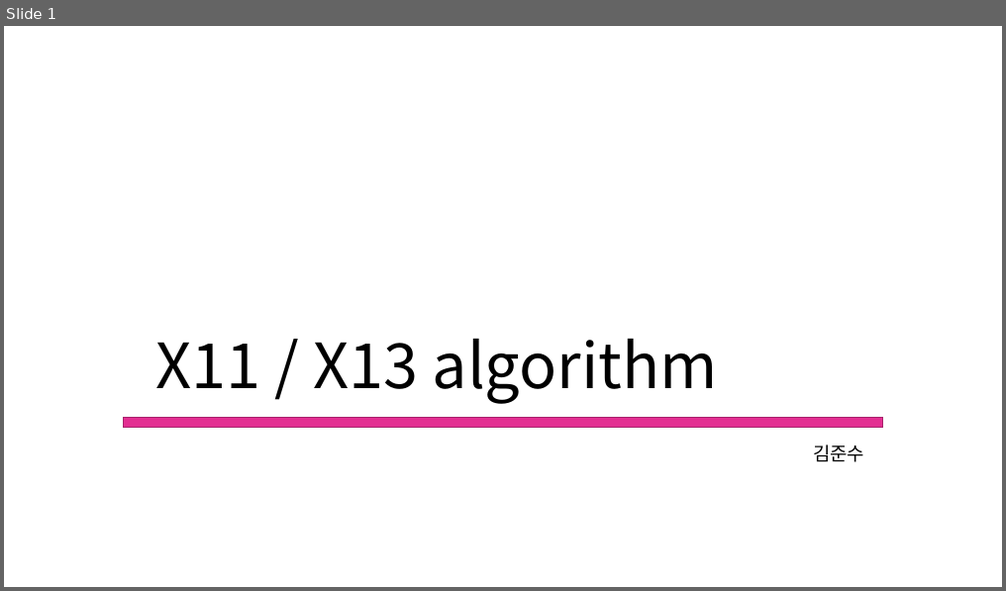
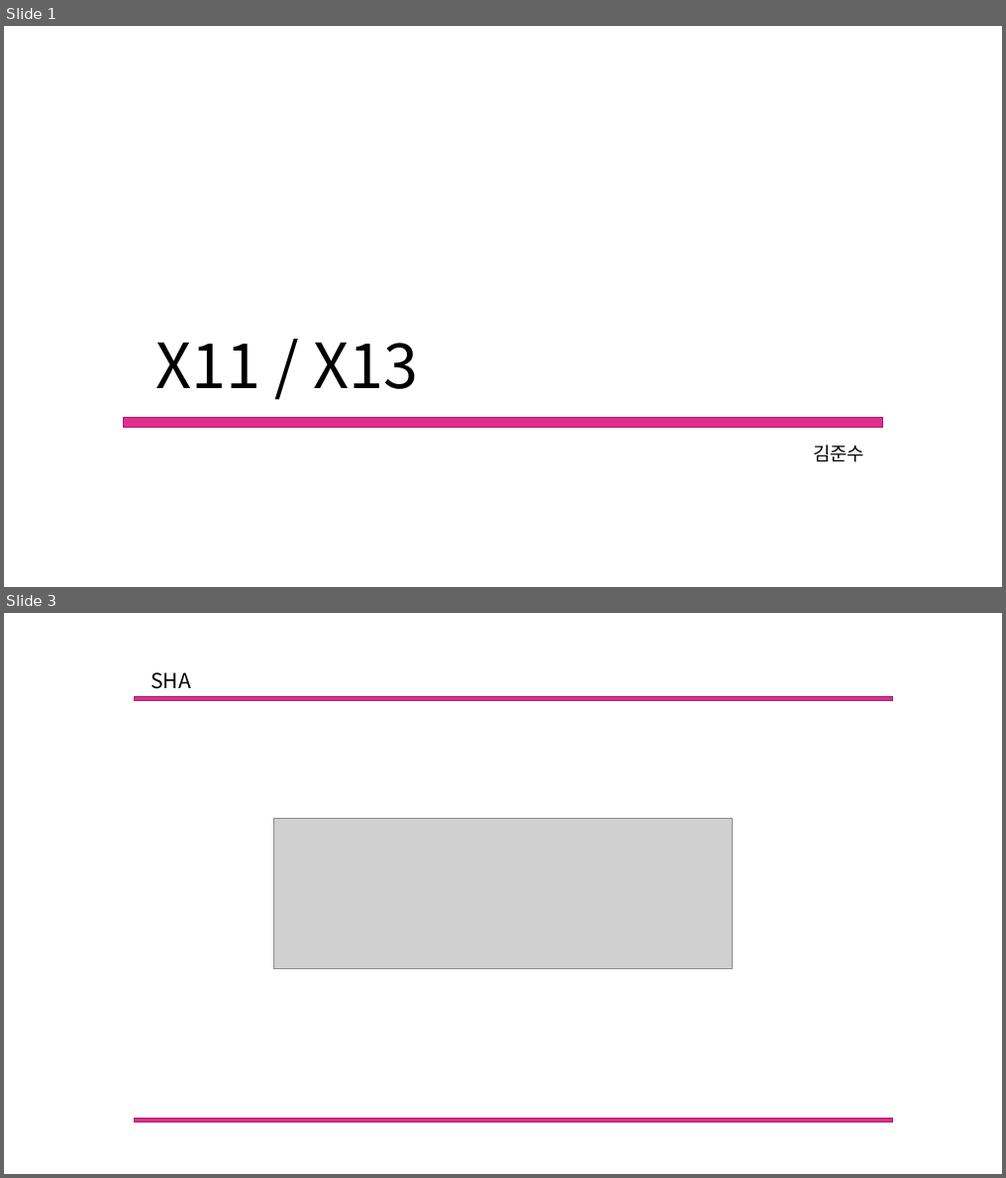
Before and after one commit to Mikusnuz/MyPractice, a slide deck: Study/14. X11, X13 Algorithm.pptx. Shown one above the other, each under a label of ours: slide 1 before the commit, slides 1 and 3 after it; the slides between them are not shown. The pictures are 1006x591 and 1006x1178 pixels, drawn with LibreOffice and Linux fonts; fonts in the diff are those of the drawing; grey boxes stand for pictures. Boxes give left, top, right and bottom in pixels: in the first picture for what was removed or moved away, otherwise in the second. Text is boxed around its words. In the diff, an @@ line names an element or a change of style, - is before the commit and + after.

```diff
--- a/Study/14. X11, X13 Algorithm.pptx
+++ b/Study/14. X11, X13 Algorithm.pptx
@@ slide 3 added at (4,613,1002,1174), background #FFFFFF @@
@@ rectangle added at (134,697,893,700), fill #E32D91, outline #A8216B 1 pt @@
@@ text added at (151,672,191,689), 20 pt, text #000000 @@
+SHA
@@ picture added at (273,819,733,969) @@
@@ rectangle added at (134,1118,893,1122), fill #E32D91, outline #A8216B 1 pt @@
@@ slide 1 changed as well @@
@@ text at (155,342,418,389): text changed @@
-X11 / X13 algorithm
+X11 / X13
```
Also in this commit, not shown: 2 other slides changed, 4 other slides added, 4 other files.
